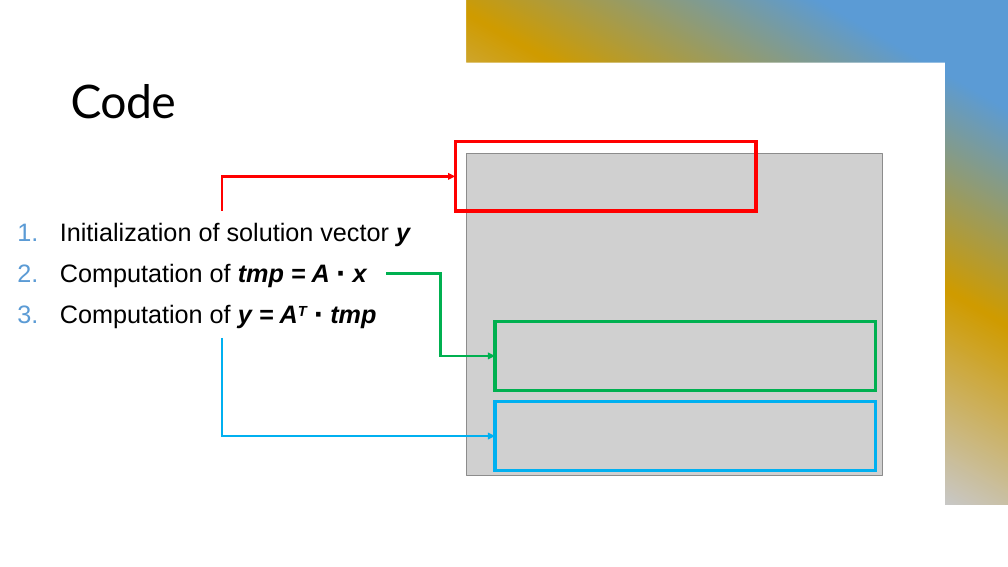
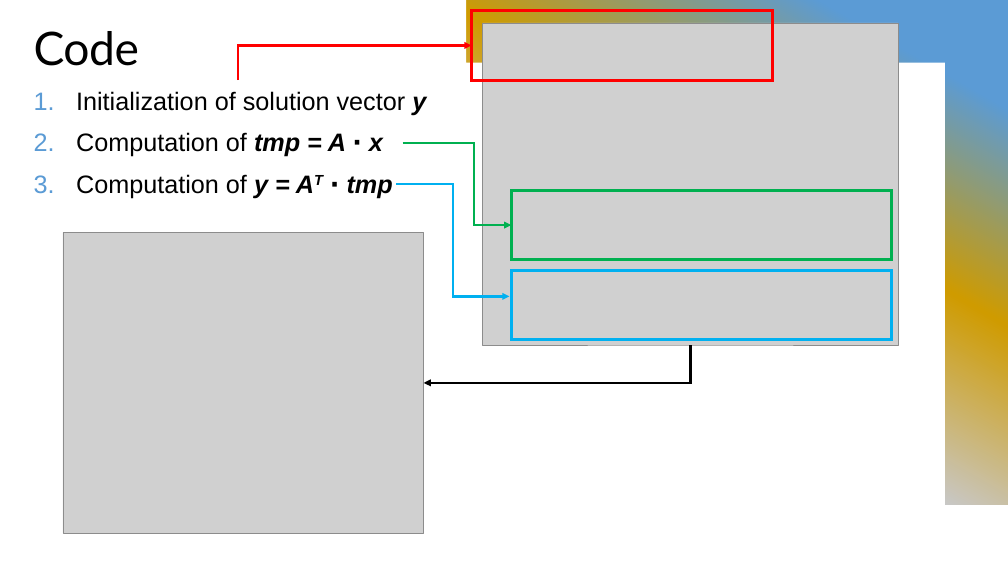
Before and after one commit to salor02/assignment-HPC, a slide deck: slide 3 of assignment-1/ATAX Problem Optimization.pptx. Drawn at 1008x567 pixels with LibreOffice and Linux fonts; fonts in the diff are those of the drawing; grey boxes stand for pictures. Boxes give left, top, right and bottom in pixels: in the first picture for what was removed or moved away, otherwise in the second. Text is boxed around its words. In the diff, an @@ line names an element or a change of style, - is before the commit and + after.

Commit message:
Update presentation

```diff
--- a/assignment-1/ATAX Problem Optimization.pptx
+++ b/assignment-1/ATAX Problem Optimization.pptx
@@ title "Code": place and size @@
-title "Code" at [71,84,176,119]
+title "Code" at [34,31,139,66]
@@ 3 rectangles, 2 elbow arrows, 1 picture, 1 text: place and size @@
-3 rectangles, 2 elbow arrows, 1 picture, 1 text at [60,142,882,476]
+3 rectangles, 2 elbow arrows, 1 picture, 1 text at [76,11,898,345]
@@ elbow arrow moved from (222, 338) - (495, 436) to (396, 184) - (510, 296) @@
@@ picture added at [63,232,423,533] @@
@@ elbow arrow added from (690, 345) to (423, 383), #000000 2.25 pt @@
```
